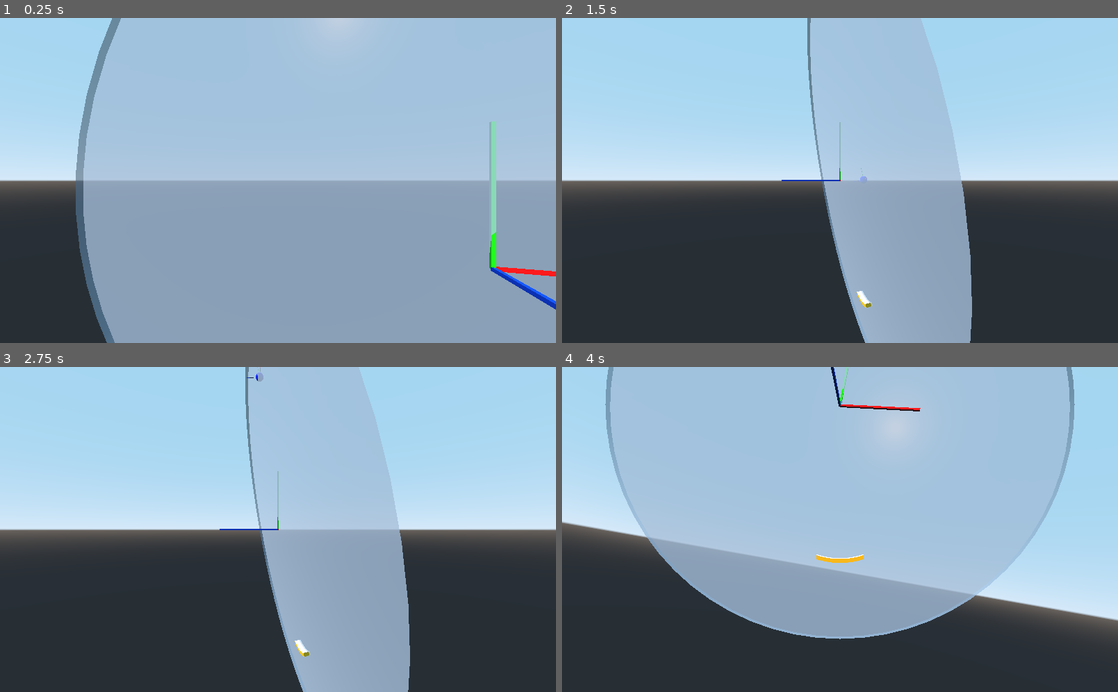
Above: before the commit, frames 1-4 (two rows, left to right).
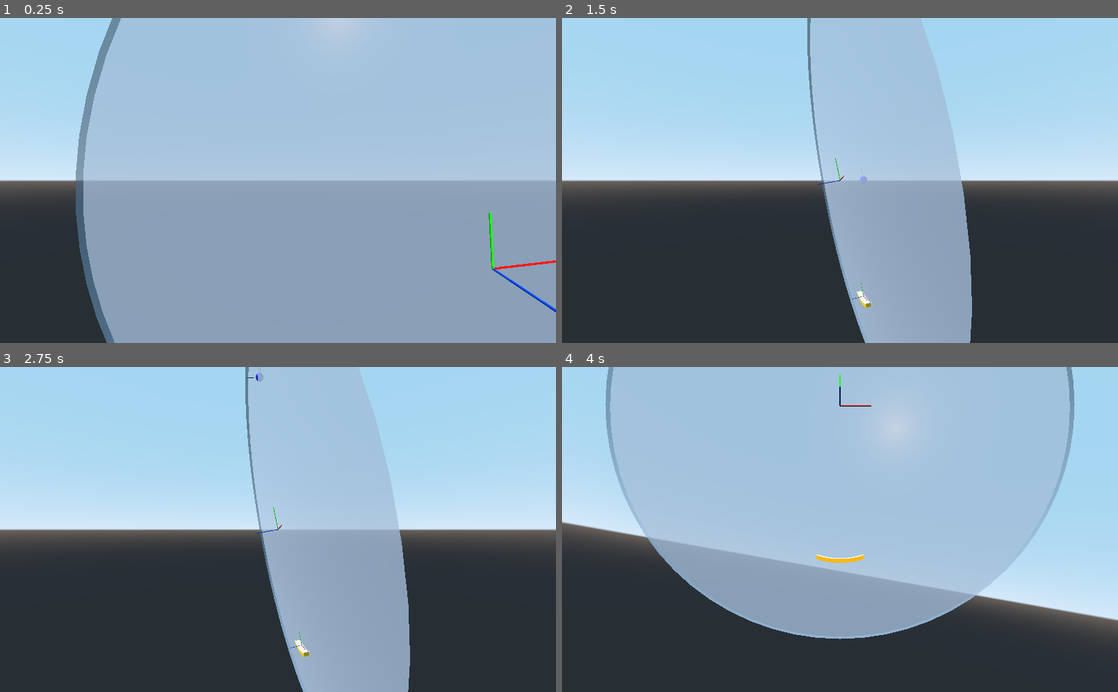
Above: after the commit, the same moments.

Repository: teratron/treaker
Game: Godot game, scene res://src/world/World.tscn
Two runs of this game, one before a commit and one after it. Both use one fixed random seed, a clock stepped at 60 frames per second and the inputs below.
Inputs (mouse positions are in pixels of both pictures, inside the frame that each line leads up to):
- Up to frame 1 (0.25 s): no input
- Up to frame 2 (1.5 s): tap Enter at 0.5 s; move the mouse to (867, 180) at 0.52 s; press the mouse at (867, 180) at 0.53 s; hold W (move_forward) from 0.53 s (still down); move the mouse to (812, 180) at 1.27 s; release the mouse at (812, 180) at 1.28 s; tap C (toggle_camera) at 1.35 s
- Up to frame 3 (2.75 s): keep holding W (move_forward); move the mouse to (289, 523) at 2.02 s; tap Alt (use_ability) at 2.1 s
- Up to frame 4 (4 s): keep holding W (move_forward); move the mouse to (834, 536) at 2.77 s; click (834, 536) at 2.85 s; tap Space (move_up) at 3.5 s; move the mouse to (878, 532) at 3.52 s; hold C (toggle_camera) from 3.53 s (still down)

The runs differ from the first frame. In frame 1, 1.0% of the frame differs, in the area x 87-100%, y 31-91%; in frame 2, 0.1%; in frame 3, 0.1%; in frame 4, 0.3%.

Commit message:
Update transform

Diff:
--- a/app/src/player/Ball.gd
+++ b/app/src/player/Ball.gd
@@ -15,8 +15,7 @@
 
 func _integrate_forces(state):
 	if !is_parked:
-		var length = state.linear_velocity.length()
-		if length < speed || length > speed:
+		if state.linear_velocity.length() != speed:
 			velocity = state.linear_velocity.normalized() * speed
 			set_linear_velocity(velocity) #* state.get_step())
 			#set_linear_velocity(global_transform.basis.xform(state.linear_velocity.normalized() * speed)) #* state.get_step())
--- a/app/src/player/Paddle.tscn
+++ b/app/src/player/Paddle.tscn
@@ -1,7 +1,8 @@
-[gd_scene load_steps=7 format=2]
+[gd_scene load_steps=8 format=2]
 
 [ext_resource path="res://src/player/Paddle.gd" type="Script" id=1]
 [ext_resource path="res://src/player/Paddle.tres" type="CubeMesh" id=2]
+[ext_resource path="res://src/debug/Axis.tscn" type="PackedScene" id=3]
 
 [sub_resource type="SpatialMaterial" id=3]
 albedo_color = Color( 1, 0.701961, 0, 1 )
@@ -51,6 +52,8 @@
 
 [node name="BallPosition" type="Position3D" parent="."]
 
+[node name="Axis" parent="BallPosition" instance=ExtResource( 3 )]
+
 [node name="Area" type="Area" parent="."]
 visible = false
 
--- a/app/src/player/Player.gd
+++ b/app/src/player/Player.gd
@@ -70,9 +70,9 @@
 			rotor.transform.basis = rotor.transform.basis.rotated(Vector3(0, 0, 1), angular_speed * delta * motion.x)
 
 			if ball.is_parked:
-				prints(paddle.global_transform)
-				#prints(transform.origin, paddle.transform.origin)
-				ball.transform = Transform(rotor.transform.basis, paddle.transform.origin)
+				#prints(paddle.global_transform)
+				prints(transform.origin, paddle.global_transform.origin)
+				ball.transform = Transform(rotor.transform.basis, to_global(paddle.ball_position.transform.origin) )
 
 		if is_center_look:
 			camera.look_at(rotor.transform.origin, Vector3(0, 0, 1))
--- a/app/src/player/Player.tscn
+++ b/app/src/player/Player.tscn
@@ -45,7 +45,6 @@
 
 [node name="Axis" parent="Rotor" instance=ExtResource( 7 )]
 transform = Transform( 2, 0, 0, 0, 2, 0, 0, 0, 2, 0, 0, 0 )
-visible = false
 
 [node name="Ball" parent="." instance=ExtResource( 3 )]
 
--- a/app/src/world/World.tscn
+++ b/app/src/world/World.tscn
@@ -45,3 +45,4 @@
 
 [node name="Axis" parent="." instance=ExtResource( 4 )]
 transform = Transform( 5, 0, 0, 0, 5, 0, 0, 0, 5, 0, 0, 0 )
+visible = false
